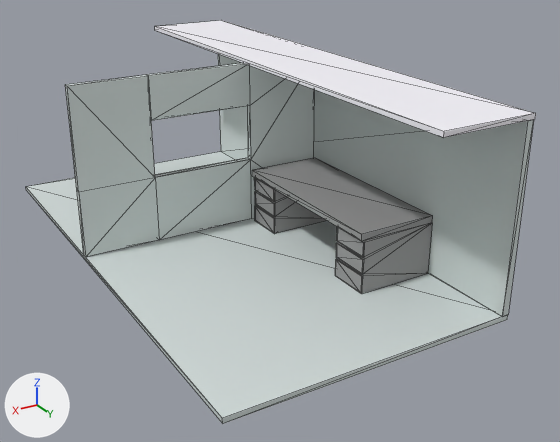
What one commit did to the COLLADA model CentrifugeEnvironment.dae.
Camera for both pictures: a 50 mm lens placed at (4.42, 8.8, 3.19), pointed at (0.97, 3.06, 0.32). The lights are fixed; the arrows at lower left show +X, +Y and +Z. Mesh edges are drawn as thin lines. Where no turn or scale is listed for an object, it has been applied to the vertices.

The older version as bpy lines, for what is in view:
```python
me_cube = bpy.data.meshes.new('Cube')
me_cube.from_pydata(...)  # 41 vertices, 74 faces; spans x -0.22..2.36, y -0.22..4.74, z -0.22..1.4
# faces by material slot: [70, 4]
me_cube.materials.append(mat_material)  # light grey #d4dddb
me_cube.materials.append(mat_material_001)  # white #e7e7e7
me_cube_001 = bpy.data.meshes.new('Cube.001')
me_cube_001.from_pydata(...)  # a box spanning x -0.21..0.66, y -0.21..4.76, z -0.21..-0.17
me_cube_001.materials.append(mat_material_005)  # white #faf8ff
me_cube_004 = bpy.data.meshes.new('Cube.004')
me_cube_004.from_pydata(...)  # 66 vertices, 120 faces; spans x -2.71..0.69, y -2.92..5.33, z -1.32..1.18
# faces by material slot: [100, 20]
me_cube_004.materials.append(mat_material_002)  # grey #969696
me_cube_004.materials.append(mat_material_003)  # grey #969696
ob_cube = bpy.data.objects.new('Cube', me_cube)
ob_cube.location = (0.25, 0.317, 0.247)
ob_cube_001 = bpy.data.objects.new('Cube.001', me_cube_004)
ob_cube_001.location = (0.701, 2.98, 0.32)
ob_cube_001.scale = (0.223, 0.223, 0.223)
ob_cube_002 = bpy.data.objects.new('Cube.002', me_cube_001)
ob_cube_002.location = (0.25, 0.317, 1.869)
# also in view: 'Cube.003' at (1.32, 2.58, 0.0)
```
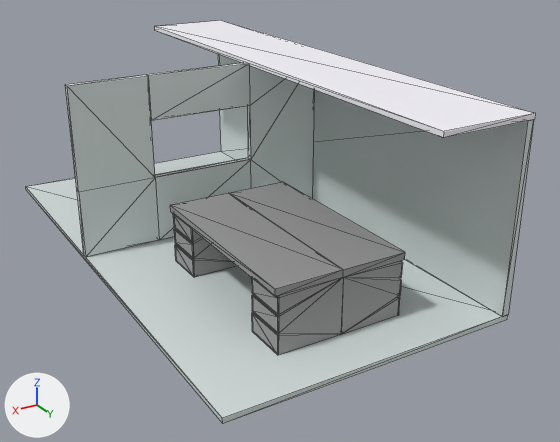
What differs and where, as boxes (x1, y1, x2, y2) in the pictures (560 x 442 px):
'Cube.001', moved, turned
    before: (252, 158, 433, 294)
    after: (229, 182, 405, 334)
'Cube.004', added
    after: (170, 193, 343, 355)
    faces in mat_material_017 (grey #969696): (170, 193, 343, 355)
    faces in mat_material_016 (grey #969696): (174, 228, 343, 355)

Edits to the bpy script that builds the scene:
```text
Add mat_material_017:
    mat_material_017 = principled_material('Material.017')
    mat_material_017.base_color = (0.305, 0.305, 0.305)  # grey #969696
Add mat_material_016:
    mat_material_016 = principled_material('Material.016')
    mat_material_016.base_color = (0.305, 0.305, 0.305)  # grey #969696
Add me_cube_003:
    me_cube_003.from_pydata(...)  # 66 vertices, 120 faces; spans x -0.43..0.15, y -0.65..1.19, z -0.29..0.26
    # faces by material slot: [100, 20]
    me_cube_003.materials.append(mat_material_016)  # grey #969696
    me_cube_003.materials.append(mat_material_017)  # grey #969696
Change ob_cube_001:
    ob_cube_001.location: (0.701, 2.98, 0.32) -> (0.92, 3.963, 0.32)
    ob_cube_001.rotation_euler: (0.0, 0.0, 0.0) -> (0.0, 0.0, 3.142)  # degrees (0, 0, 0) -> degrees (0, 0, 180)
Add ob_cube_004:
    ob_cube_004 = bpy.data.objects.new('Cube.004', me_cube_003)
    ob_cube_004.location = (1.79, 3.426, 0.32)
```
